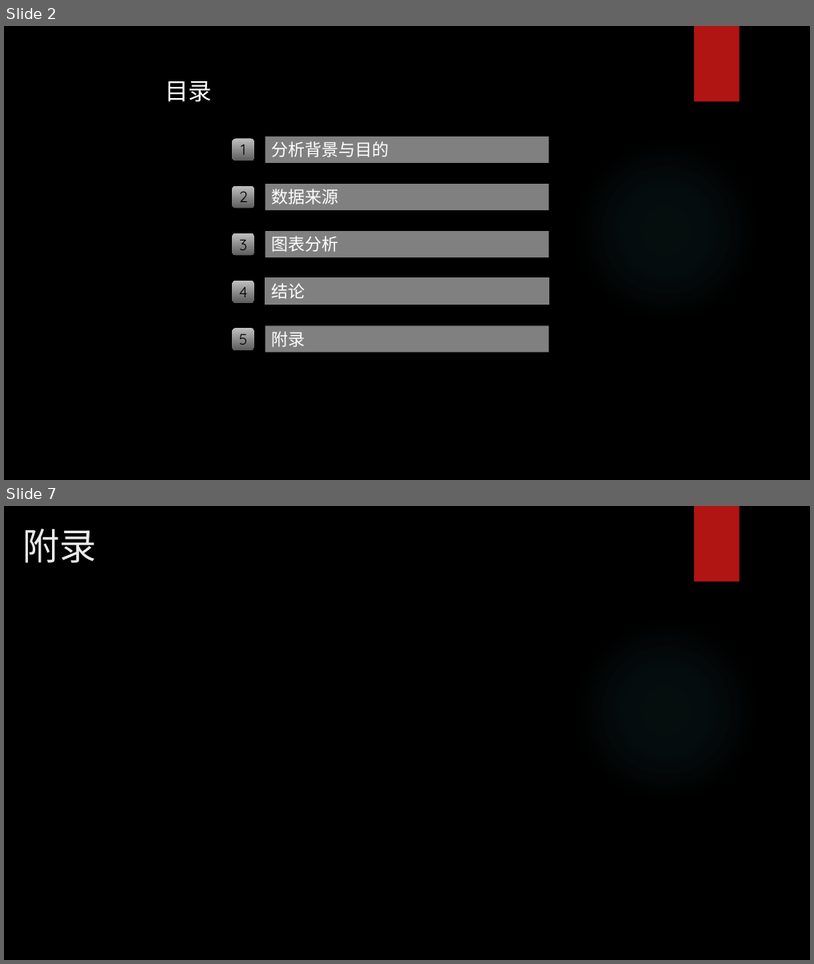
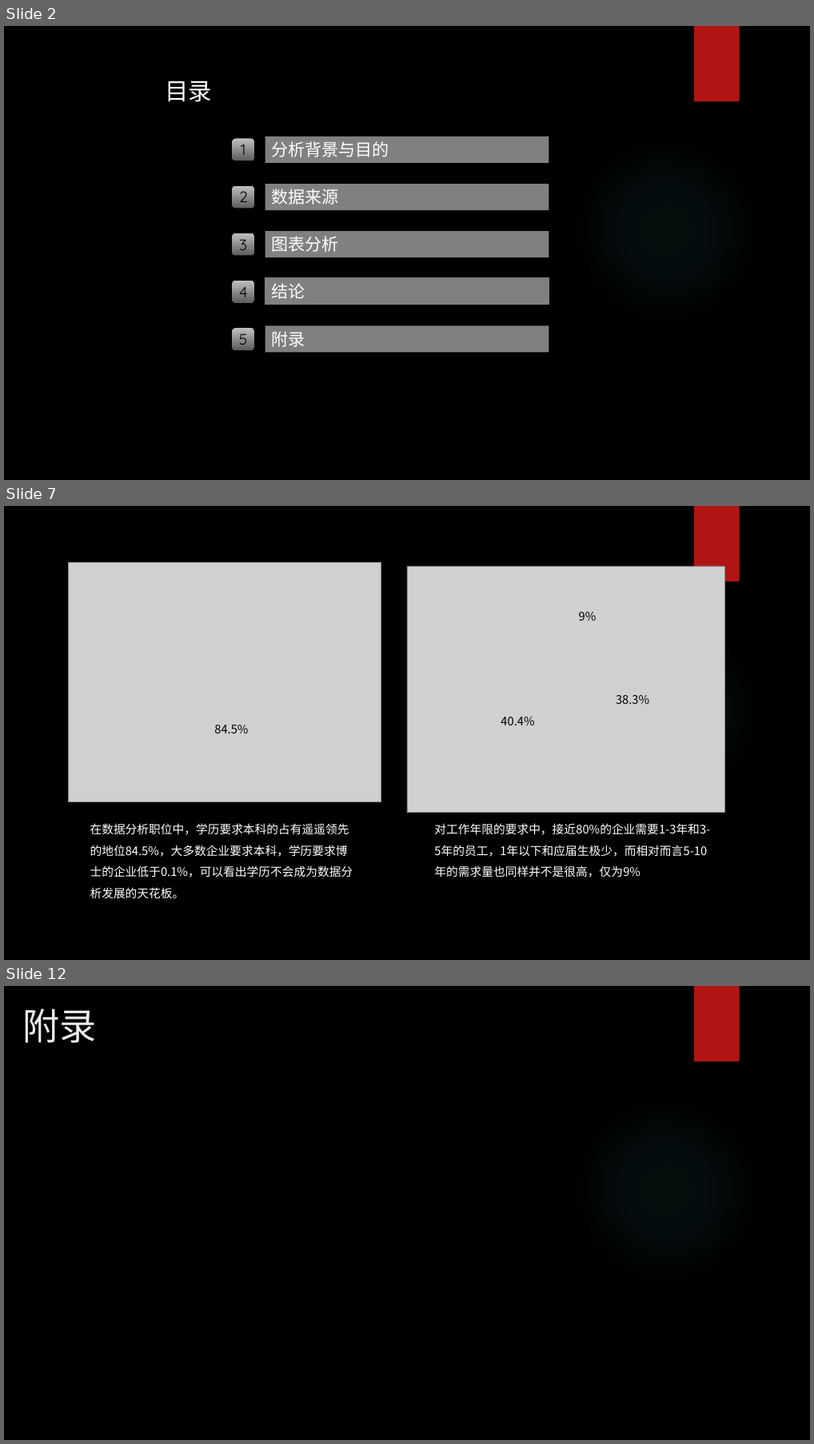
Before and after one commit to JackyQQQu/Lagou_DAposition, a slide deck: 数据分析报告.pptx. Shown one above the other, each under a label of ours: slides 2 and 7 before the commit, slides 2, 7 and 12 after it; the slides between them are not shown. The pictures are 814x964 and 814x1444 pixels, drawn with LibreOffice and Linux fonts; fonts in the diff are those of the drawing; grey boxes stand for pictures; background and template pictures are left out. Boxes give left, top, right and bottom in pixels: in the first picture for what was removed or moved away, otherwise in the second. Text is boxed around its words. In the diff, an @@ line names an element or a change of style, - is before the commit and + after.

```diff
--- a/数据分析报告.pptx
+++ b/数据分析报告.pptx
@@ slide 7 added at (4,506,810,960), background picture (left out); not listed: 2 template elements that a slide beside it also shows @@
@@ picture added at (68,562,381,802) @@
@@ picture added at (407,566,726,812) @@
@@ text added at (579,612,597,620), 14 pt, text #000000 @@
+9%
@@ text added at (616,695,650,704), 14 pt, text #000000 @@
+38.3%
@@ text added at (501,716,534,725), 14 pt, text #000000 @@
+40.4%
@@ text added at (214,724,248,733), 14 pt, text #000000 @@
+84.5%
@@ text added at (90,823,354,898), 14 pt, text #FFFFFF @@
+在数据分析职位中，学历要求本科的占有遥遥领先的地位84.5%，大多数企业要求本科，学历要求博士的企业低于0.1%，可以看出学历不会成为数据分析发展的天花板。
@@ text added at (434,823,710,877), 14 pt, text #FFFFFF @@
+对工作年限的要求中，接近80%的企业需要1-3年和3-5年的员工，1年以下和应届生极少，而相对而言5-10年的需求量也同样并不是很高，仅为9%
@@ what was slide 7 is now slide 12 @@
```
Also in this commit, not shown: 4 slides changed, 5 other slides added, 1 slide removed, 1 other file.
